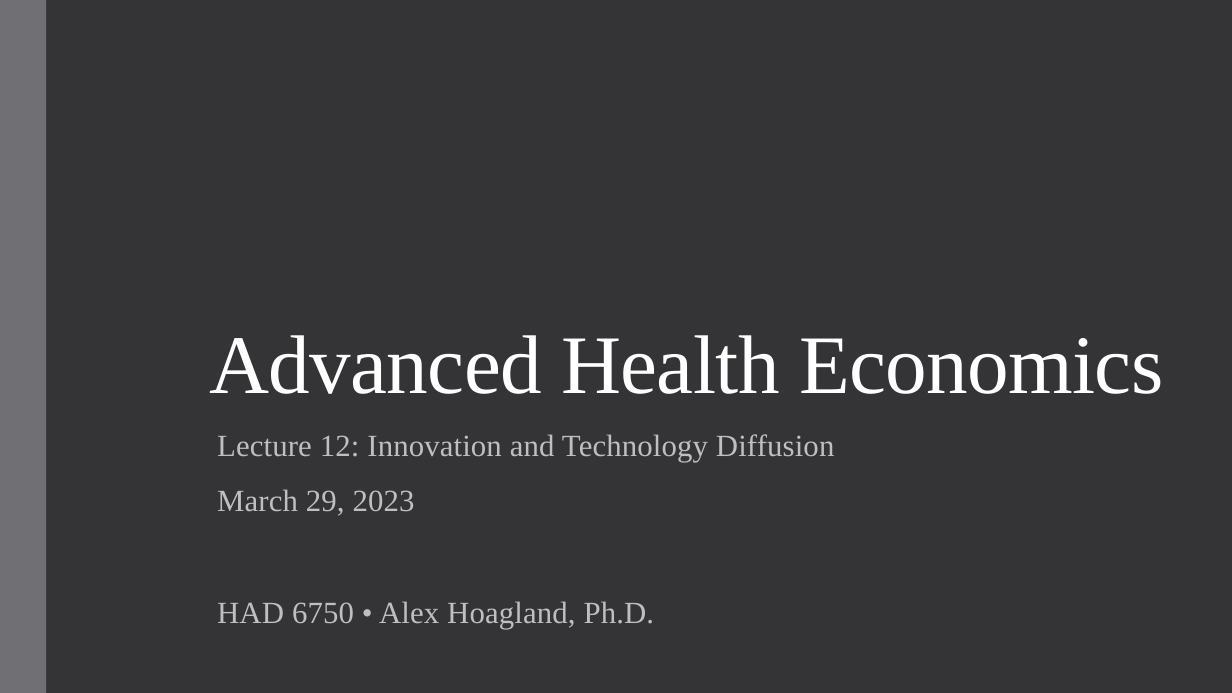
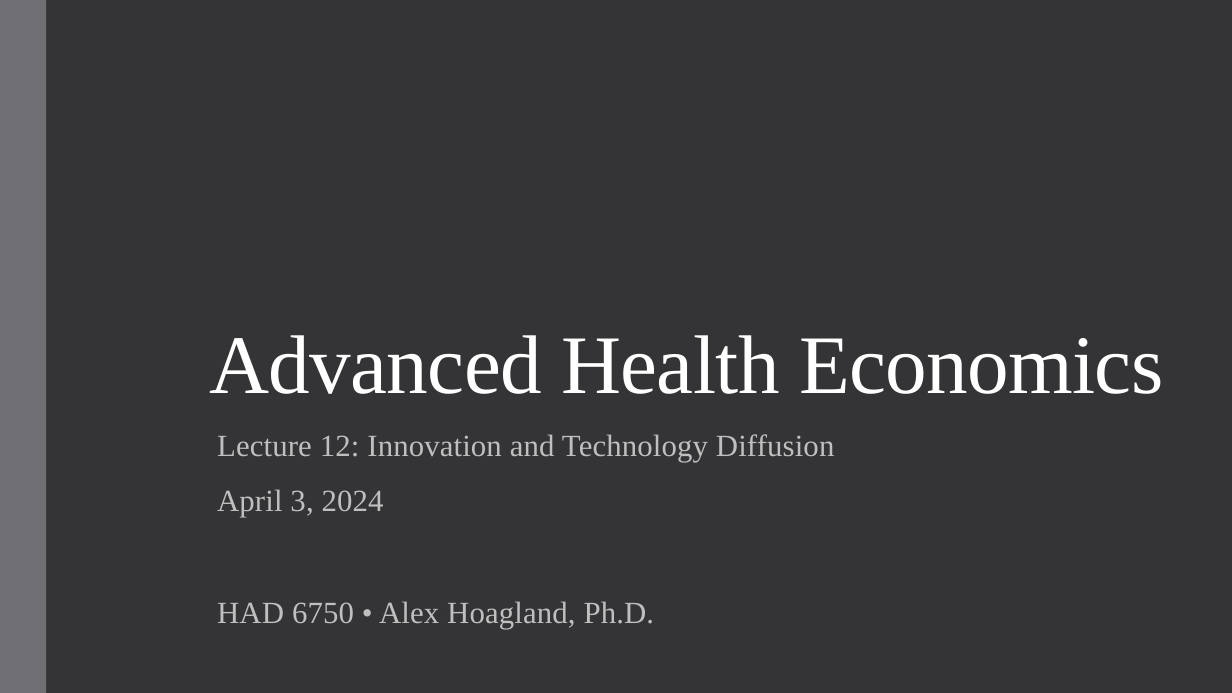
Before and after one commit to alex-hoagland/HAD6750H, a slide deck: slide 1 of Lecture11_Innovation/L11Slides_Innovation_2023W.pptx. Drawn at 1232x693 pixels with LibreOffice and Linux fonts; fonts in the diff are those of the drawing. Boxes give left, top, right and bottom in pixels: in the first picture for what was removed or moved away, otherwise in the second. Text is boxed around its words. In the diff, an @@ line names an element or a change of style, - is before the commit and + after.

```diff
--- a/Lecture11_Innovation/L11Slides_Innovation_2023W.pptx
+++ b/Lecture11_Innovation/L11Slides_Innovation_2023W.pptx
@@ subtitle at [217, 489, 384, 517]: text changed @@
-March 29, 2023
+April 3, 2024
```
Also in this commit, not shown: 3 other files.
